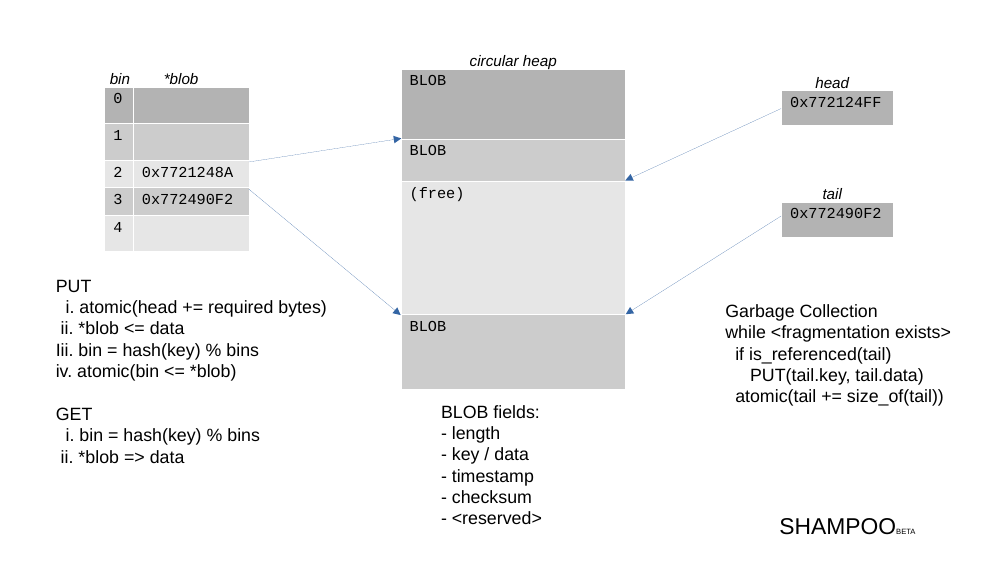
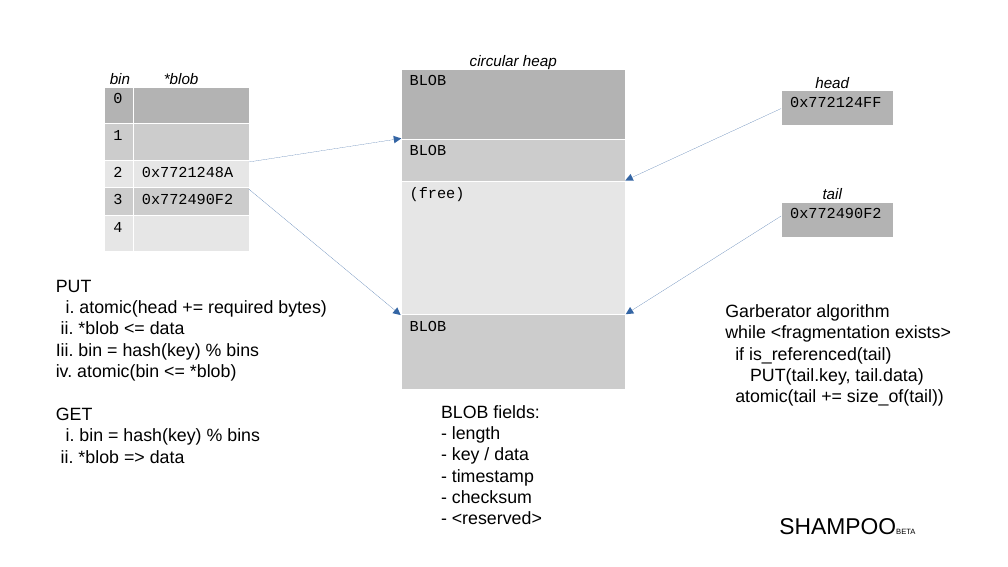
Before and after one commit to turborat/shampoo, a slide deck: slide 1 of shampoo.odp. Drawn at 1008x567 pixels with LibreOffice and Linux fonts; fonts in the diff are those of the drawing. Boxes give left, top, right and bottom in pixels: in the first picture for what was removed or moved away, otherwise in the second. Text is boxed around its words. In the diff, an @@ line names an element or a change of style, - is before the commit and + after.

```diff
--- a/shampoo.odp
+++ b/shampoo.odp
@@ text at box(725, 304, 889, 321): text changed @@
-Garbage Collection
+Garberator algorithm
```
Also in this commit, not shown: 1 other file.
